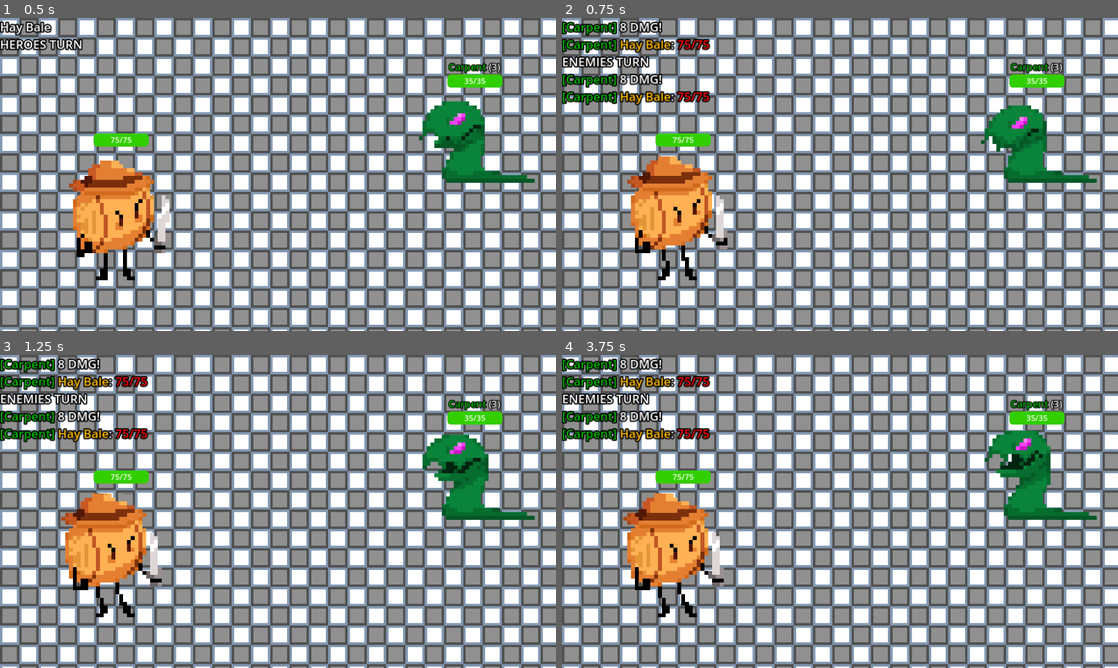
Above: before the commit, frames 1-4 (two rows, left to right).
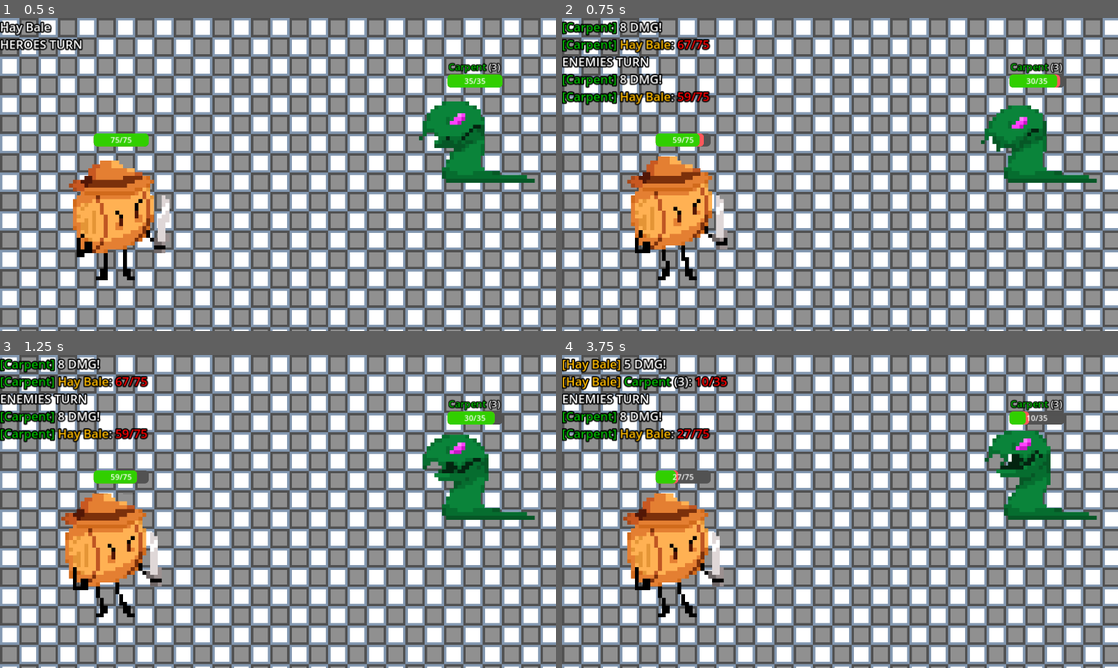
Above: after the commit, the same moments.

Repository: Neoloxal/CAMPQUESTGameYay
Game: Godot game, scene res://Scenes/main.tscn
Two runs of this game, one before a commit and one after it. Both use one fixed random seed, a clock stepped at 60 frames per second and the inputs below.
Inputs:
- Up to frame 1 (0.5 s): no input
- Up to frame 2 (0.75 s): tap Space (Use) at 0.6 s
- Up to frame 3 (1.25 s): no input
- Up to frame 4 (3.75 s): tap Space (Use) every 0.75 s from 1.35 to 3.6 s; tap Enter at 2.75 s

Frame 1 is identical in both runs. In frame 2, 0.3% of the frame differs, in the area x 19-91%, y 6-42%; in frame 3, 0.3%; in frame 4, 2.2%, in the area x 0-91%, y 1-42%.

Commit message:
vaguely works but there are some bugs
(oops)

Diff:
--- a/Scripts/character.gd
+++ b/Scripts/character.gd
@@ -91,7 +91,7 @@
 			pass
 		State.PLAYER_TURN:
 			if Input.is_action_just_pressed("Use"):
-				var attack = Moves.basic_attack.new()
+				basic_attack()
 				Utils.heroesTurn = false
 				emit_signal("turnFinished")
 	if HP != 0:
--- a/Scripts/enemy.gd
+++ b/Scripts/enemy.gd
@@ -73,6 +73,7 @@
 		if hero.HP != 0:
 			var DMG = 6 + (Level - 1)
 			#var isCrit = get_crit(.75)
+			hero.HP -= DMG
 			print_damage(hero, DMG, false)
 			return
 
--- a/Scripts/moves.gd
+++ b/Scripts/moves.gd
@@ -1,4 +1,9 @@
 extends Node
+
+# neo i have no goddamn idea what you were on about with this but i do NOT think this is how classes work
+
+func use_move(used_move):
+	pass
 
 class move:
 	func init_values(targets:Array, dmg:float, critChance:float) -> void:
